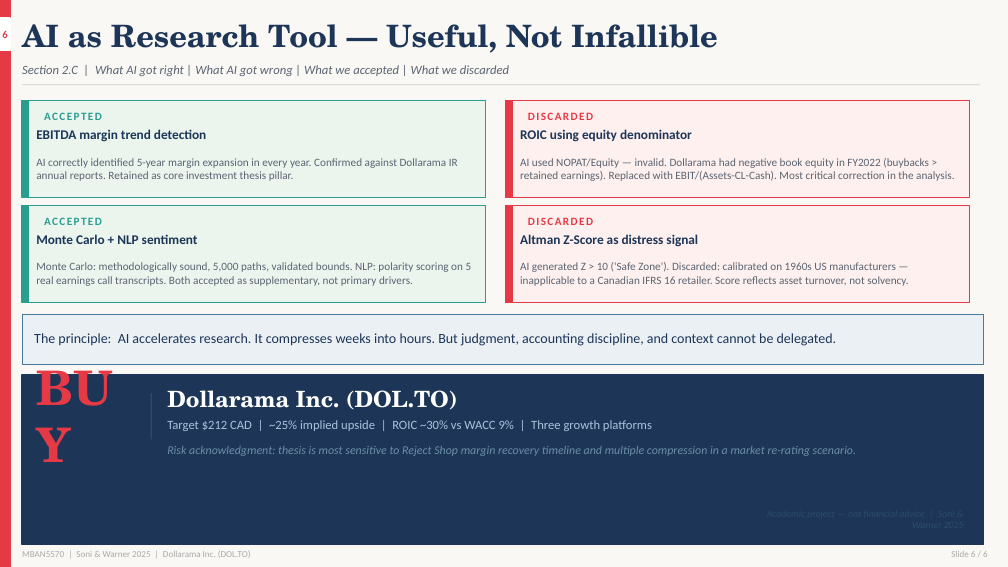
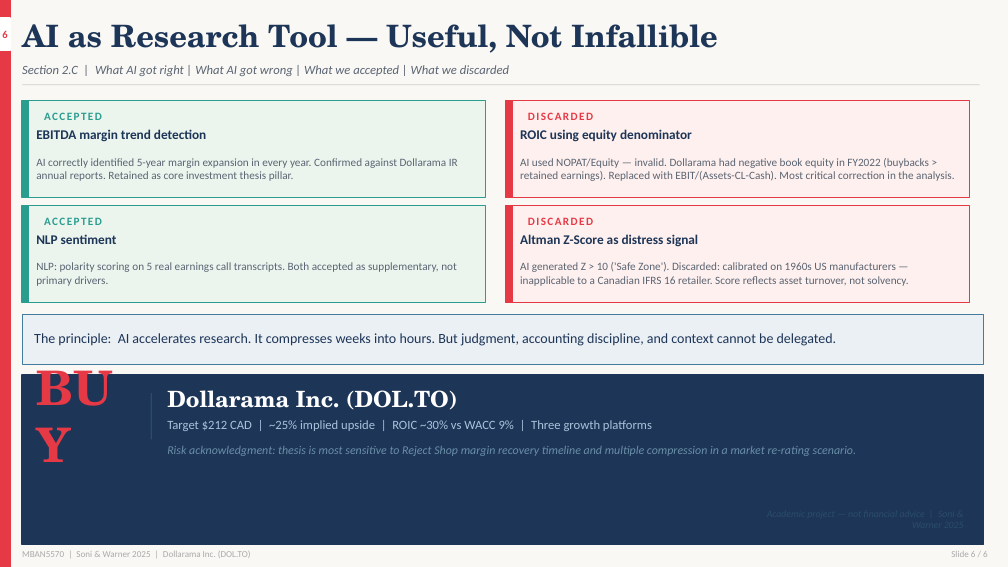
Before and after one commit to Krishna-Soni-Git/Dollarama-Equity-Research, a slide deck: slide 6 of PPT/dollarama_updated.pptx. Drawn at 1008x567 pixels with LibreOffice and Linux fonts; fonts in the diff are those of the drawing. Boxes give left, top, right and bottom in pixels: in the first picture for what was removed or moved away, otherwise in the second. Text is boxed around its words. In the diff, an @@ line names an element or a change of style, - is before the commit and + after.

```diff
--- a/PPT/dollarama_updated.pptx
+++ b/PPT/dollarama_updated.pptx
@@ text at (36,234,117,244): text changed @@
-Monte Carlo + NLP sentiment
+NLP sentiment
@@ text at (36,262,457,286): text changed @@
-Monte Carlo: methodologically sound, 5,000 paths, validated bounds. NLP: polarity scoring on 5 real earnings call transcripts. Both accepted as supplementary, not primary drivers.
+NLP: polarity scoring on 5 real earnings call transcripts. Both accepted as supplementary, not primary drivers.
```
Also in this commit, not shown: 3 other slides changed, 3 other files.
